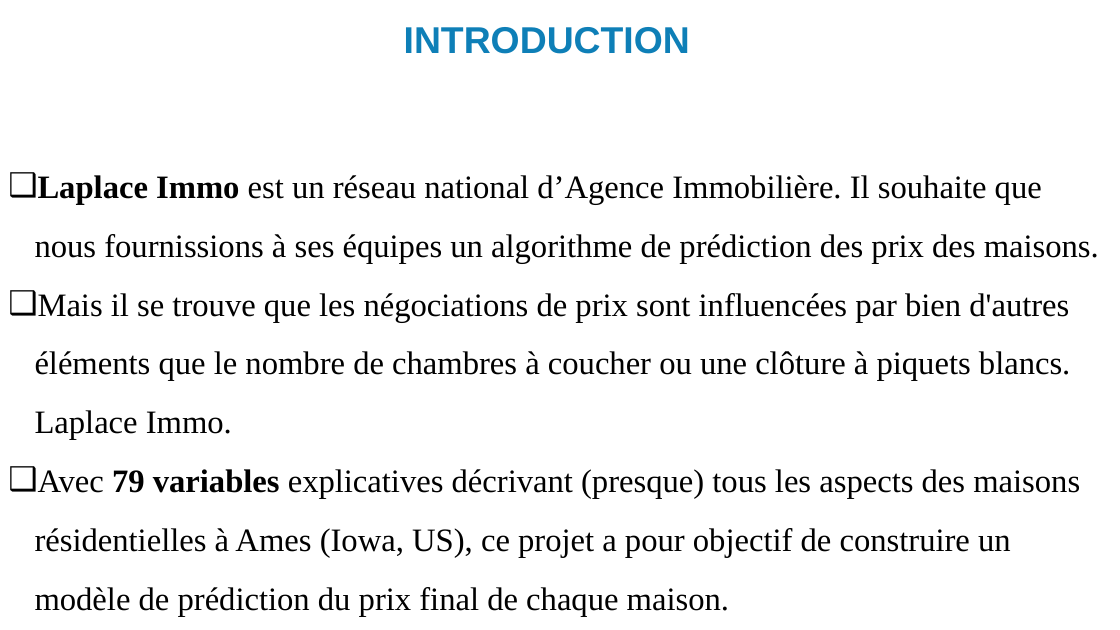
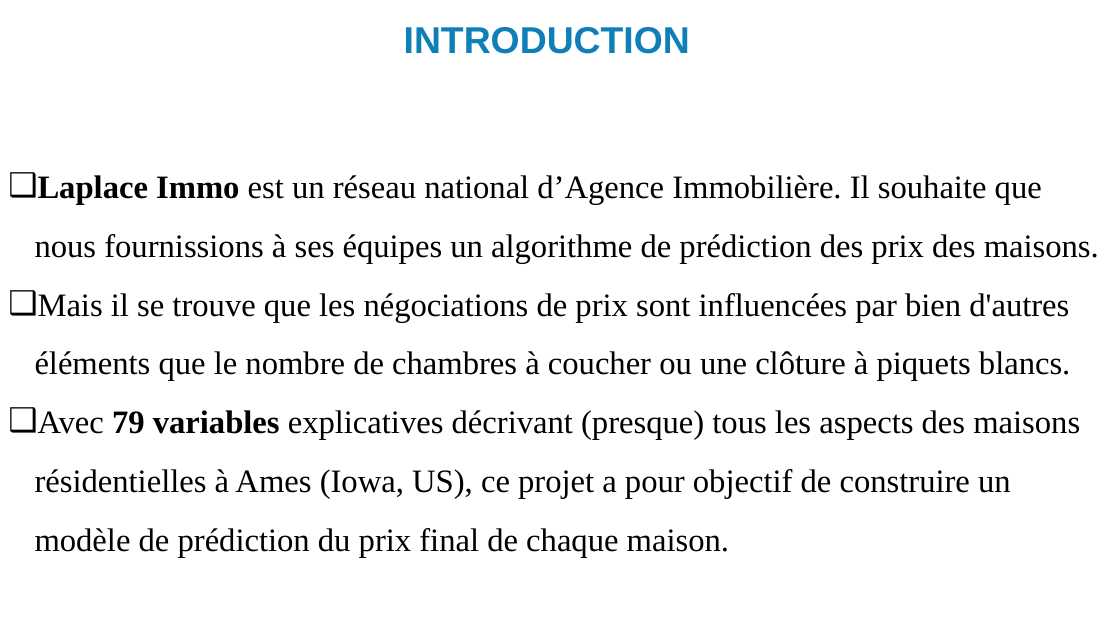
Before and after one commit to Jeanpierreadioumandiaye/Machine-Learning-Project, a slide deck: slide 3 of Présentation_IML_Projet_Final_Groupe3.pptx. Drawn at 1120x630 pixels with LibreOffice and Linux fonts; fonts in the diff are those of the drawing. Boxes give left, top, right and bottom in pixels: in the first picture for what was removed or moved away, otherwise in the second. Text is boxed around its words. In the diff, an @@ line names an element or a change of style, - is before the commit and + after.

```diff
--- a/Présentation_IML_Projet_Final_Groupe3.pptx
+++ b/Présentation_IML_Projet_Final_Groupe3.pptx
@@ text at (35,293,1070,381): text changed @@
-❑ Mais il se trouve que les négociations de prix sont influencées par bien d'autres éléments que le nombre de chambres à coucher ou une clôture à piquets blancs. Laplace Immo.
+❑ Mais il se trouve que les négociations de prix sont influencées par bien d'autres éléments que le nombre de chambres à coucher ou une clôture à piquets blancs.
```
